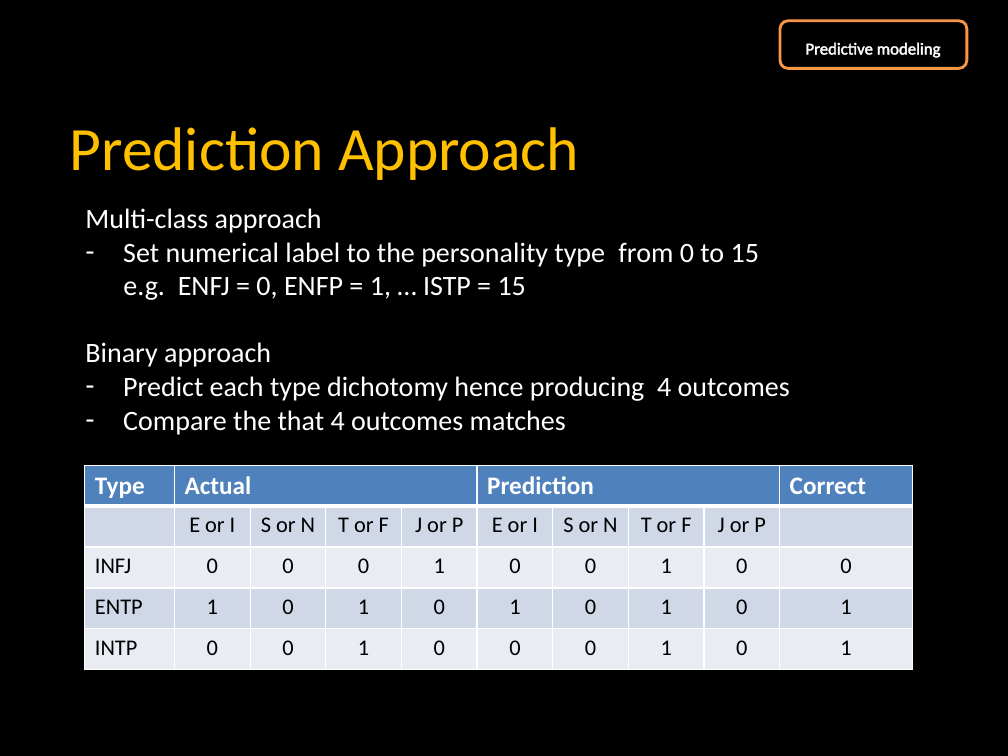
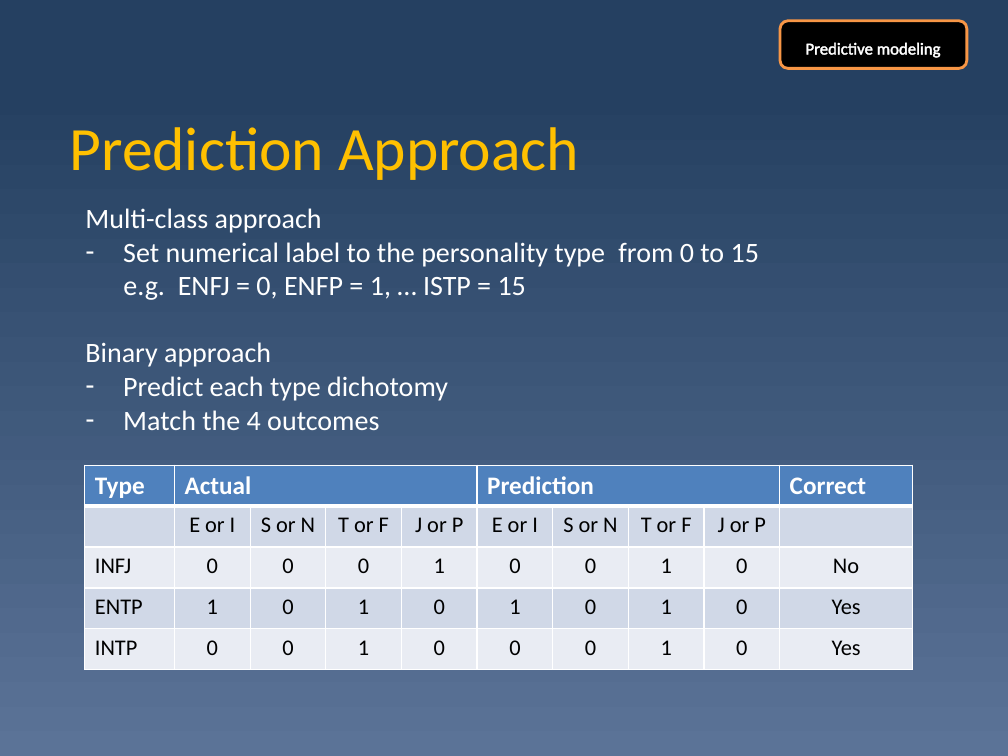
Before and after one commit to WeeYL/capstone, a slide deck: slide 23 of Personality analysis.pptx. Drawn at 1008x756 pixels with LibreOffice and Linux fonts; fonts in the diff are those of the drawing. Boxes give left, top, right and bottom in pixels: in the first picture for what was removed or moved away, otherwise in the second. Text is boxed around its words. In the diff, an @@ line names an element or a change of style, - is before the commit and + after.

```diff
--- a/Personality analysis.pptx
+++ b/Personality analysis.pptx
@@ background #000000 to gradient #254061 to #5B7397 @@
@@ text at <box>123,376,448,430</box>: text changed @@
-– Predict each type dichotomy hence producing 4 outcomes
-– Compare the that 4 outcomes matches
+– Predict each type dichotomy
+– Match the 4 outcomes
@@ table at <box>85,466,912,670</box> @@
-row 3, column 10: 0
+row 3, column 10: No
-row 4, column 10: 1
+row 4, column 10: Yes
-row 5, column 10: 1
+row 5, column 10: Yes
```
Also in this commit, not shown: 29 other slides changed, 2 slides added, 2 slides removed, 2 other files.
